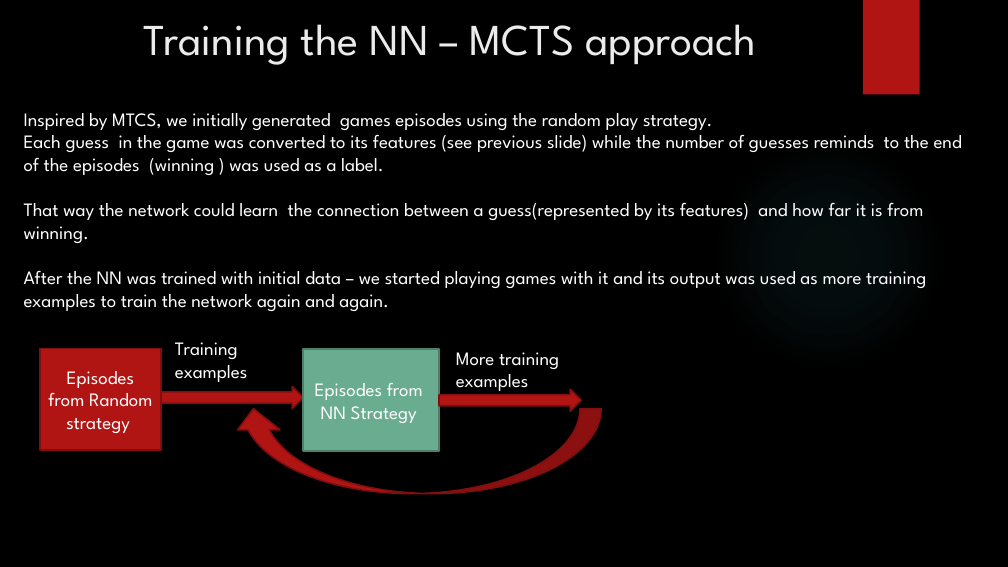
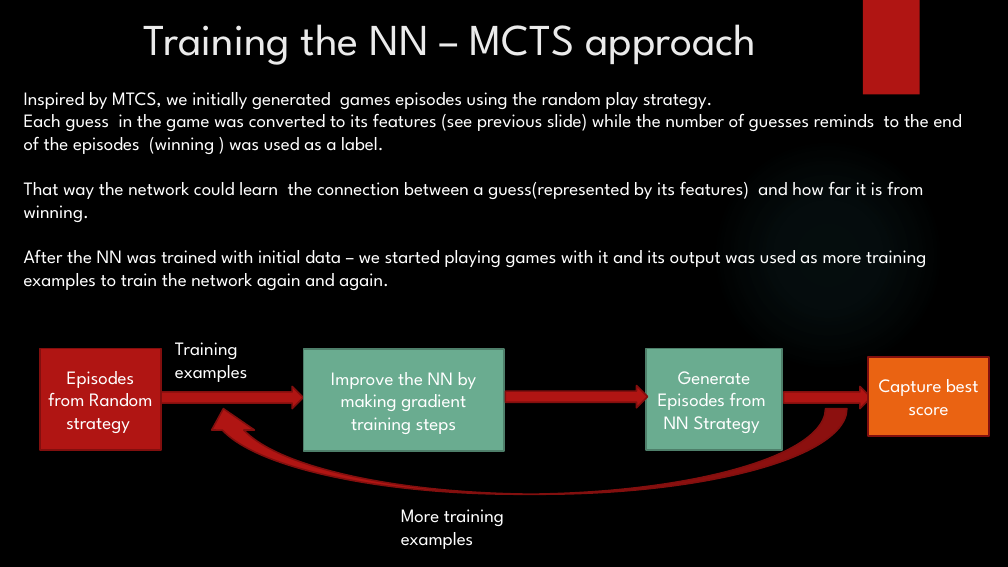
Before and after one commit to gilsh2/final_ai_project, a slide deck: slide 12 of ai_final_project_mastermind.pptx. Drawn at 1008x567 pixels with LibreOffice and Linux fonts; fonts in the diff are those of the drawing; background and template pictures are left out. Boxes give left, top, right and bottom in pixels: in the first picture for what was removed or moved away, otherwise in the second. Text is boxed around its words. In the diff, an @@ line names an element or a change of style, - is before the commit and + after.

Commit message:
improve ppt

```diff
--- a/ai_final_project_mastermind.pptx
+++ b/ai_final_project_mastermind.pptx
@@ text "Inspired by MTCS, we initially ...": place and size @@
-text "Inspired by MTCS, we initially ..." at (24,113,962,311)
+text "Inspired by MTCS, we initially ..." at (24,92,962,290)
@@ rectangle "Improve the NN by making ...": place and size @@
-rectangle "Improve the NN by making ..." at (303,349,439,451)
+rectangle "Improve the NN by making ..." at (303,349,504,451)
@@ rectangle added at (647,349,783,451), fill #6AAC90, outline #4E7F6B 1.5 pt, 18 pt, text #FFFFFF @@
+Generate Episodes from
+NN Strategy
@@ rectangle added at (868,357,989,436), fill #EA6312, outline #82100E 1.5 pt, 18 pt, text #FFFFFF @@
+Capture best score
@@ text in rectangle at (331,372,476,434): text changed @@
-Episodes from
-NN Strategy
+Improve the NN by making gradient training steps
@@ right arrow added at (506,386,648,408), fill #B01513, outline #82100E 1.5 pt @@
@@ right arrow: place and size @@
-right arrow at (439,389,582,411)
+right arrow at (784,386,872,408)
@@ curved left arrow: place and size @@
-curved left arrow at (232,409,601,494)
+curved left arrow at (202,409,847,495)
@@ text "More training examples": place and size @@
-text "More training examples" at (456,352,559,391)
+text "More training examples" at (401,509,504,549)
```
Also in this commit, not shown: 4 other slides changed.
